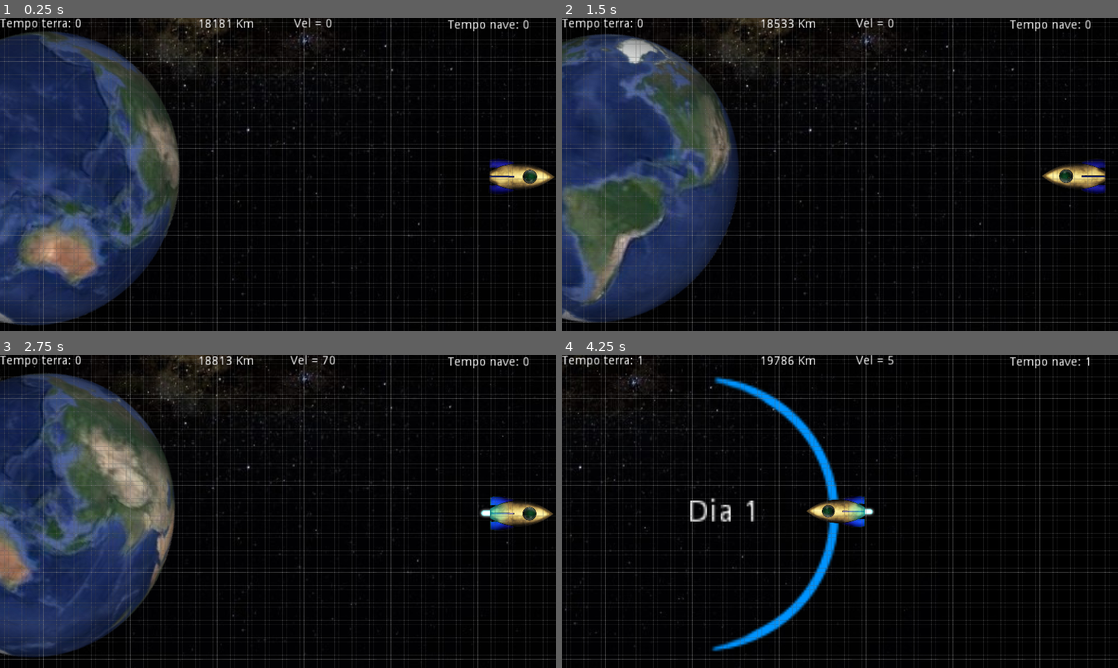
Above: before the commit, frames 1-4 (two rows, left to right).
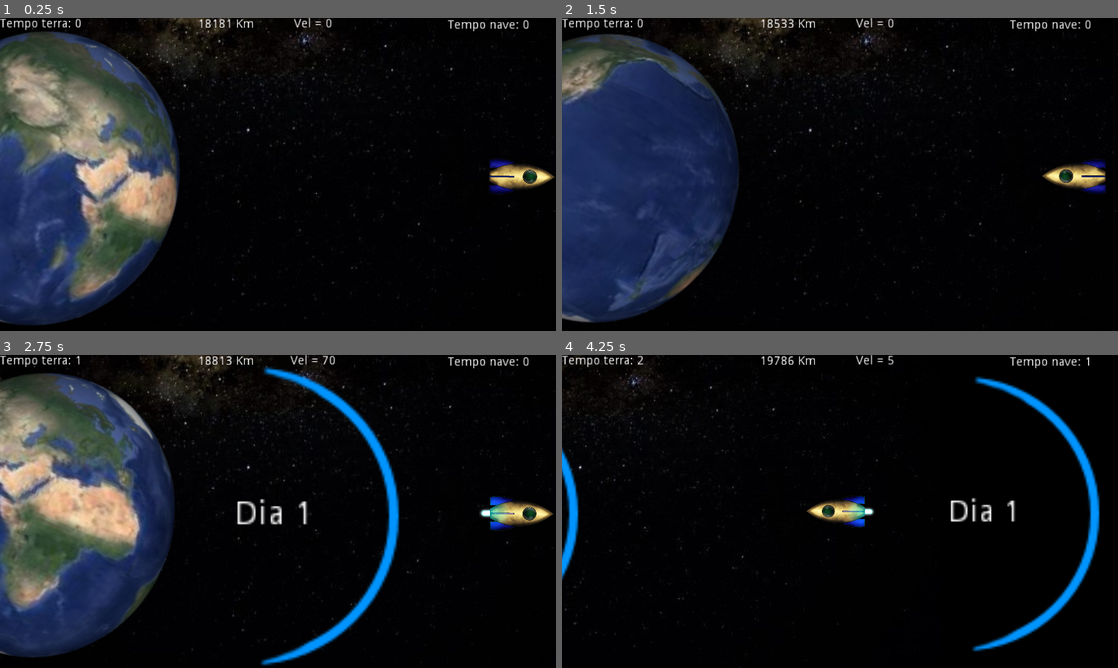
Above: after the commit, the same moments.

Repository: codificarciencias/viagem
Game: Godot game, scene res://viajando.tscn
Same seed, same stepped clock (60 frames per second), same inputs: the game is played once before the commit and once after it.
Inputs:
- Up to frame 1 (0.25 s): no input
- Up to frame 2 (1.5 s): hold Right (ui_right) 0.53-1.28 s; hold Down (ui_down) from 1.28 s (still down)
- Up to frame 3 (2.75 s): release Down (ui_down) at 2.03 s; hold Right (ui_right) from 2.03 s (still down)
- Up to frame 4 (4.25 s): release Right (ui_right) at 2.78 s; hold Up (ui_up) 2.78-3.53 s; hold Left (ui_left) from 3.53 s (still down)

The runs differ from the first frame. In frame 1, 24% of the frame differs, in the area x 0-100%, y 0-100%; in frame 2, 19%; in frame 3, 26%; in frame 4, 15%.

Commit message:
implantação de som
foi adicionado dois arquivos de  som .wav e implementação na nave e terra

Diff:
--- a/Nave.gd
+++ b/Nave.gd
@@ -48,3 +48,4 @@
 func _on_Nave_area_entered(area):
 	if area.is_in_group('Sinais'):
 		naveVisao = area.informacao
+		$SomNave.play()
--- a/objetos/Nave.tscn
+++ b/objetos/Nave.tscn
@@ -1,8 +1,9 @@
-[gd_scene load_steps=5 format=2]
+[gd_scene load_steps=6 format=2]
 
 [ext_resource path="res://image/sprNave.png" type="Texture" id=1]
 [ext_resource path="res://image/sprNaveSt.png" type="Texture" id=2]
 [ext_resource path="res://Nave.gd" type="Script" id=3]
+[ext_resource path="res://som/sinal1.wav" type="AudioStream" id=4]
 
 [sub_resource type="RectangleShape2D" id=1]
 extents = Vector2( 58.2911, 34.7069 )
@@ -26,4 +27,8 @@
 
 [node name="NavCam" type="Camera2D" parent="."]
 current = true
+
+[node name="SomNave" type="AudioStreamPlayer" parent="."]
+stream = ExtResource( 4 )
+
 [connection signal="area_entered" from="." to="." method="_on_Nave_area_entered"]
--- a/objetos/Terra.gd
+++ b/objetos/Terra.gd
@@ -4,16 +4,17 @@
 var PreSinalTerra = preload('res://objetos/Sinal.tscn')
 
 
-func _ready():
-	pass
+#func _ready():
+#	pass
 
-func _process(delta):
-	pass
+#func _process(delta):
+#	pass
 
 
-
+# A cada unidade de tempo executa a função
 func _on_Transmitir_timeout():
 	tempo += 1
+	$TerraSom.play()
 	var SinalTerra = PreSinalTerra.instance()
 	SinalTerra.informacao = tempo
 	add_child(SinalTerra)
--- a/objetos/Terra.tscn
+++ b/objetos/Terra.tscn
@@ -29,6 +29,7 @@
 [ext_resource path="res://image/terra/terra0020.png" type="Texture" id=27]
 [ext_resource path="res://image/terra/terra0013.png" type="Texture" id=28]
 [ext_resource path="res://objetos/Terra.gd" type="Script" id=29]
+[ext_resource path="res://som/sinal2.wav" type="AudioStream" id=30]
 
 [sub_resource type="SpriteFrames" id=1]
 animations = [ {
@@ -52,7 +53,7 @@
 rotation = 0.418879
 scale = Vector2( 2, 2 )
 frames = SubResource( 1 )
-frame = 16
+frame = 9
 playing = true
 flip_h = true
 
@@ -60,9 +61,13 @@
 shape = SubResource( 2 )
 
 [node name="Transmitir" type="Timer" parent="."]
-wait_time = 3.0
+wait_time = 2.0
 autostart = true
 
 [node name="TerraCam" type="Camera2D" parent="."]
 offset = Vector2( 300, 0 )
+
+[node name="TerraSom" type="AudioStreamPlayer" parent="."]
+stream = ExtResource( 30 )
+
 [connection signal="timeout" from="Transmitir" to="." method="_on_Transmitir_timeout"]
--- a/viajando.gd
+++ b/viajando.gd
@@ -6,7 +6,7 @@
 func _ready():
 	$Refer/GlobCam.make_current()
 	pass
-
+#===============================================================================
 func _process(delta):
 	# Controle da camera global
 	$Refer.position.x = ($Nave.position.x - $Terra.position.x)/2+$Terra.position.x
--- a/viajando.tscn
+++ b/viajando.tscn
@@ -1,7 +1,6 @@
-[gd_scene load_steps=6 format=2]
+[gd_scene load_steps=5 format=2]
 
 [ext_resource path="res://objetos/Terra.tscn" type="PackedScene" id=1]
-[ext_resource path="res://image/BgGrade.png" type="Texture" id=2]
 [ext_resource path="res://objetos/Nave.tscn" type="PackedScene" id=12]
 [ext_resource path="res://image/ceu.jpg" type="Texture" id=13]
 [ext_resource path="res://viajando.gd" type="Script" id=33]
@@ -10,13 +9,6 @@
 script = ExtResource( 33 )
 
 [node name="Controle" type="CanvasLayer" parent="."]
-
-[node name="Grade" type="Sprite" parent="Controle"]
-scale = Vector2( 0.5, 0.5 )
-texture = ExtResource( 2 )
-centered = false
-region_enabled = true
-region_rect = Rect2( 0, 0, 2560, 1440 )
 
 [node name="LbNaveVel" type="Label" parent="Controle"]
 anchor_left = 0.5
Not shown: 1 places in objetos/Terra.tscn that only renumber resources
Not shown, added: som/sinal1.wav.import
Not shown, added: som/sinal2.wav.import
Not shown, added: som/sinal1.wav
Not shown, added: som/sinal2.wav
